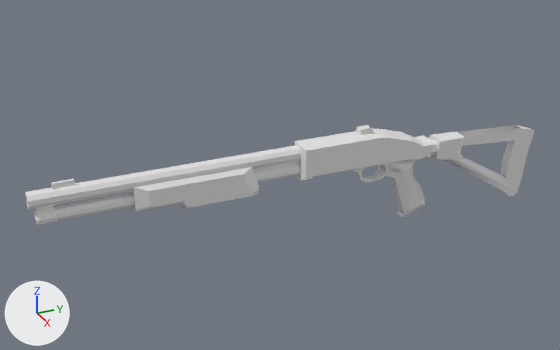
The FBX model Assets/Meshes/Resources/mesh_PumpActionShotgun.fbx as it was, and as the next commit left it.
Camera for both pictures: a 50 mm camera at (1.863, -0.777, 1.001) aimed at (-0.056, 0.087, 0.041). The lights are fixed; the arrows at lower left show +X, +Y and +Z. Where no turn or scale is listed for an object, it has been applied to the vertices. Vertices at the same position are counted once.

Names of what the first picture shows: 'AmmoTube', 'Barrel', 'BarrelJoints', 'Grip', 'Pump', 'Reciever', 'Sights', 'Stock'.
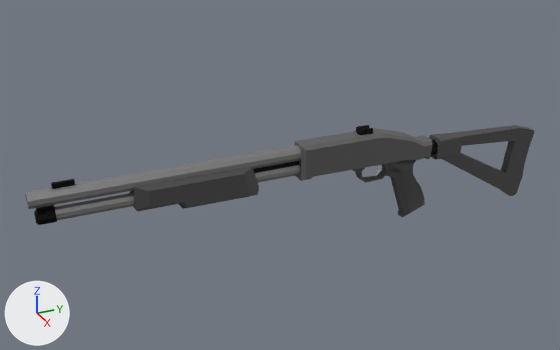
The newer file is also turned or shifted as a whole; pictures and numbers use the older file's frame.

Diff of the bpy script that builds the scene:
```diff
--- a/Assets/Meshes/Resources/mesh_PumpActionShotgun.fbx.py
+++ b/Assets/Meshes/Resources/mesh_PumpActionShotgun.fbx.py
@@ mat_material_003 @@
+mat_material_003 = principled_material('Material.003')
+mat_material_003.base_color = (0.0, 0.0, 0.0)  # black #000000
+mat_material_003.metallic = 0.6
@@ mat_material_005 @@
+mat_material_005 = principled_material('Material.005')
+mat_material_005.base_color = (0.107, 0.107, 0.107)  # dark grey #5c5c5c
@@ mat_material_001 @@
+mat_material_001 = principled_material('Material.001')
+mat_material_001.base_color = (0.107, 0.107, 0.107)  # dark grey #5c5c5c
+mat_material_001.metallic = 0.5
+mat_material_001.roughness = 0.78
@@ mat_material_004 @@
+mat_material_004 = principled_material('Material.004')
+mat_material_004.base_color = (0.311, 0.311, 0.311)  # grey #979797
+mat_material_004.metallic = 0.8
@@ me_cube_001 @@
 # used by ob_stock; location = (0.0, 0.0, 0.0)
-me_cube_001.from_pydata(...)  # 54 vertices, 45 faces; spans x -0.034..0.029, y 0.586..0.982, z -0.165..0.101
+me_cube_001.from_pydata(...)  # 46 vertices, 44 faces; spans x -0.028..0.029, y 0.586..0.982, z -0.165..0.101
+# me_cube_001 part 1
+# 14 vertices are removed from x -0.034..0.029, y 0.611..0.886, z -0.089..0.094
+# 30 faces are deleted
+# 6 vertices are added at (-0.013, 0.881, -0.099), (-0.013, 0.885, -0.074), (0.015, 0.881, -0.099), (0.015, 0.885, -0.074), (0.029, 0.589, 0.067), (-0.028, 0.589, 0.067)
+# 29 new faces join them
+# me_cube_001 part 2: 15 faces spanning x -0.019..0.021, y 0.586..0.982, z -0.165..0.101 switch from no material to mat_material_001 (dark grey #5c5c5c)
@@ me_cube_003 @@
 me_cube_003.from_pydata(...)  # 122 vertices, 92 faces; spans x -0.029..0.031, y 0.282..0.564, z -0.153..0.054
+me_cube_003.materials.append(mat_material_001)  # dark grey #5c5c5c
@@ me_cylinder_001 @@
 me_cylinder_001.from_pydata(...)  # 40 vertices, 31 faces; spans x -0.021..0.022, y -0.638..0.125, z 0.106..0.152
+me_cylinder_001.materials.append(mat_material_004)  # grey #979797
@@ me_cube_002 @@
 me_cube_002.from_pydata(...)  # 42 vertices, 28 faces; spans x -0.021..0.022, y -0.623..0.124, z 0.058..0.111
+me_cube_002.materials.append(mat_material_003)  # black #000000
@@ me_cube_007 @@
 me_cube_007.from_pydata(...)  # 24 vertices, 13 faces; spans x -0.014..0.015, y -0.573..0.358, z 0.148..0.173
+me_cube_007.materials.append(mat_material_003)  # black #000000
@@ me_cube_006 @@
 me_cube_006.from_pydata(...)  # 62 vertices, 46 faces; spans x -0.035..0.036, y -0.371..-0.014, z 0.032..0.124
+me_cube_006.materials.append(mat_material_001)  # dark grey #5c5c5c
@@ me_cube_005 @@
 me_cube_005.from_pydata(...)  # 72 vertices, 56 faces; spans x -0.036..0.037, y 0.118..0.567, z 0.04..0.157
+me_cube_005.materials.append(mat_material_005)  # dark grey #5c5c5c
@@ me_cylinder_003 @@
 me_cylinder_003.from_pydata(...)  # 20 vertices, 10 faces; spans x -0.017..0.018, y -0.614..0.122, z 0.06..0.098
+me_cylinder_003.materials.append(mat_material_004)  # grey #979797
```

Changed parts and their boxes (x1, y1, x2, y2) in the pictures (560 x 350 px; the box of a moved part takes in the faces that stretch with it):
'Reciever', recoloured (grey to black)
    both: (295, 129, 432, 181)
'Barrel', recoloured (white to grey)
    both: (25, 145, 301, 209)
'Pump', recoloured (grey to black)
    both: (130, 167, 259, 211)
'Grip', recoloured (grey to black)
    both: (353, 160, 425, 217)
'AmmoTube', recoloured
    both: (54, 165, 300, 220)
'BarrelJoints', recoloured (grey to black)
    both: (34, 161, 299, 225)
'Sights', recoloured (grey to black)
    both: (51, 125, 373, 189)
part 1 of me_cube_001, moved or reshaped
    both: (429, 125, 534, 196)
part 2 of me_cube_001, recoloured (grey to black)
    both: (431, 125, 532, 159)
